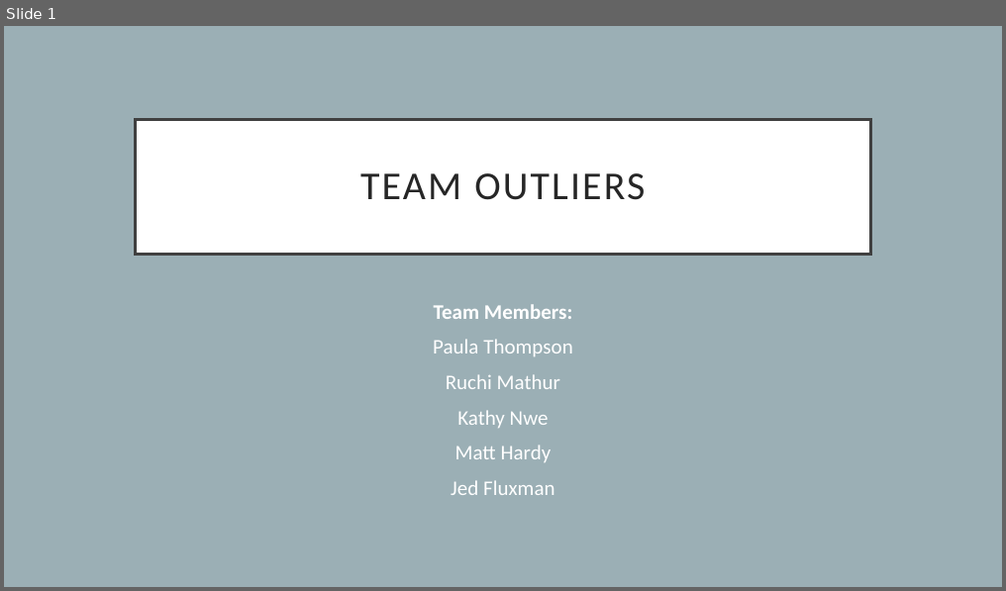
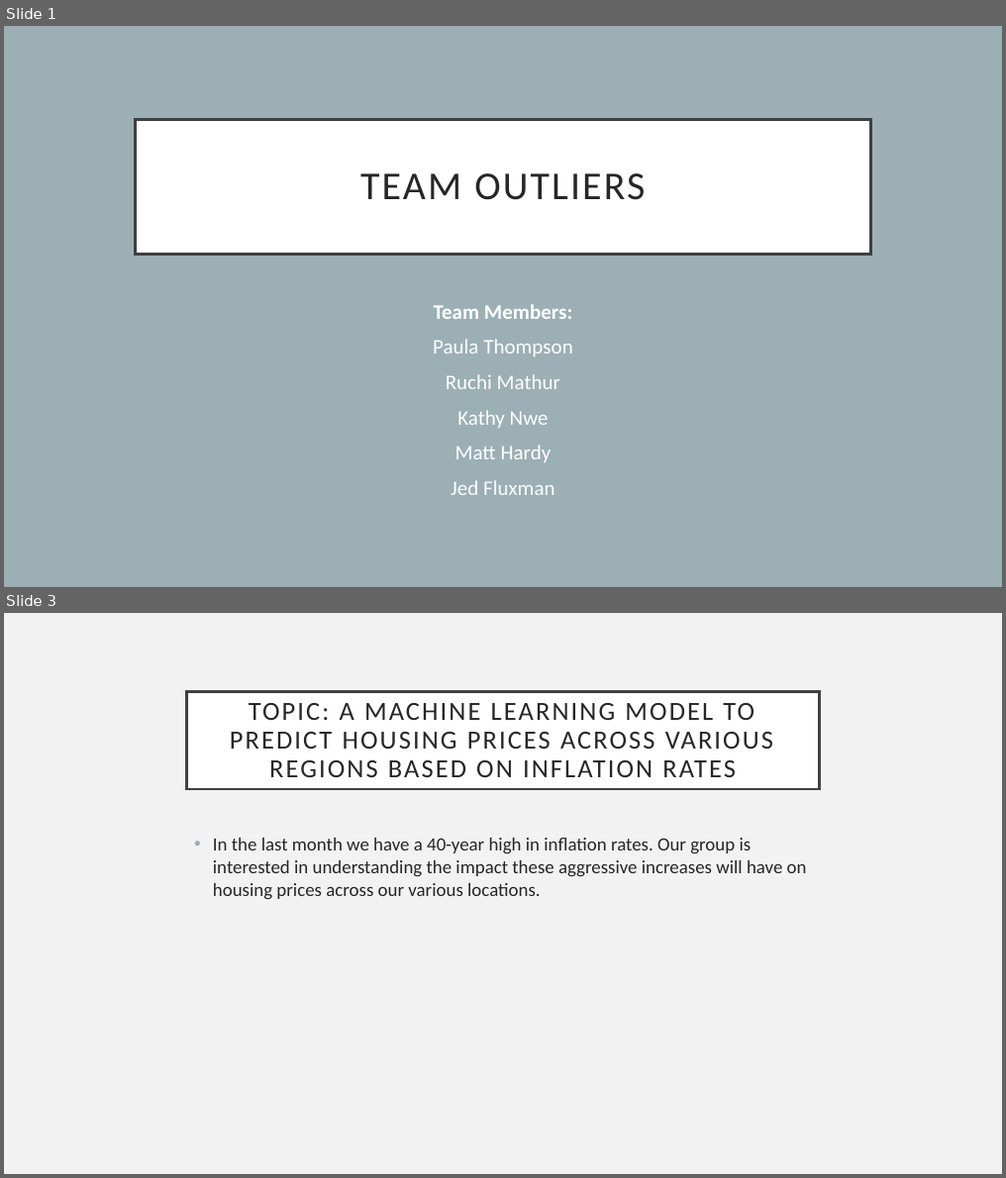
Before and after one commit to pbthompson92/Final_Project_Outliers, a slide deck: Presentation1.pptx. Shown one above the other, each under a label of ours: slide 1 before the commit, slides 1 and 3 after it; the slides between them are not shown. The pictures are 1006x591 and 1006x1178 pixels, drawn with LibreOffice and Linux fonts; fonts in the diff are those of the drawing. Boxes give left, top, right and bottom in pixels: in the first picture for what was removed or moved away, otherwise in the second. Text is boxed around its words. In the diff, an @@ line names an element or a change of style, - is before the commit and + after.

```diff
--- a/Presentation1.pptx
+++ b/Presentation1.pptx
@@ slide 3 added at (4, 613, 1002, 1174), background #F2F2F2 @@
@@ title added at (187, 691, 819, 789), fill #FFFFFF, outline #404040 2.5 pt, 25.2 pt, text #262626 @@
+TOPIC: A MACHINE LEARNING MODEL TO PREDICT HOUSING PRICES ACROSS VARIOUS REGIONS BASED ON INFLATION RATES
@@ text added at (213, 838, 807, 900), 18 pt, text #262626 @@
+• In the last month we have a 40-year high in inflation rates. Our group is interested in understanding the impact these aggressive increases will have on housing prices across our various locations.
```
Also in this commit, not shown: 3 other slides added.
